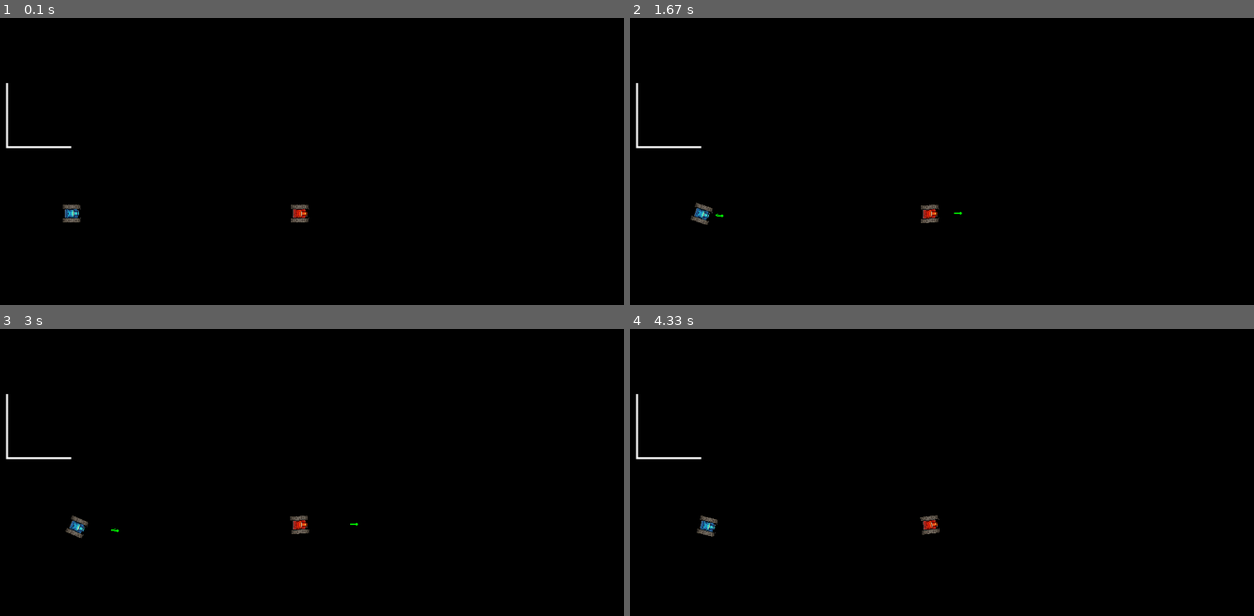
Above: before the commit, frames 1-4 (two rows, left to right).
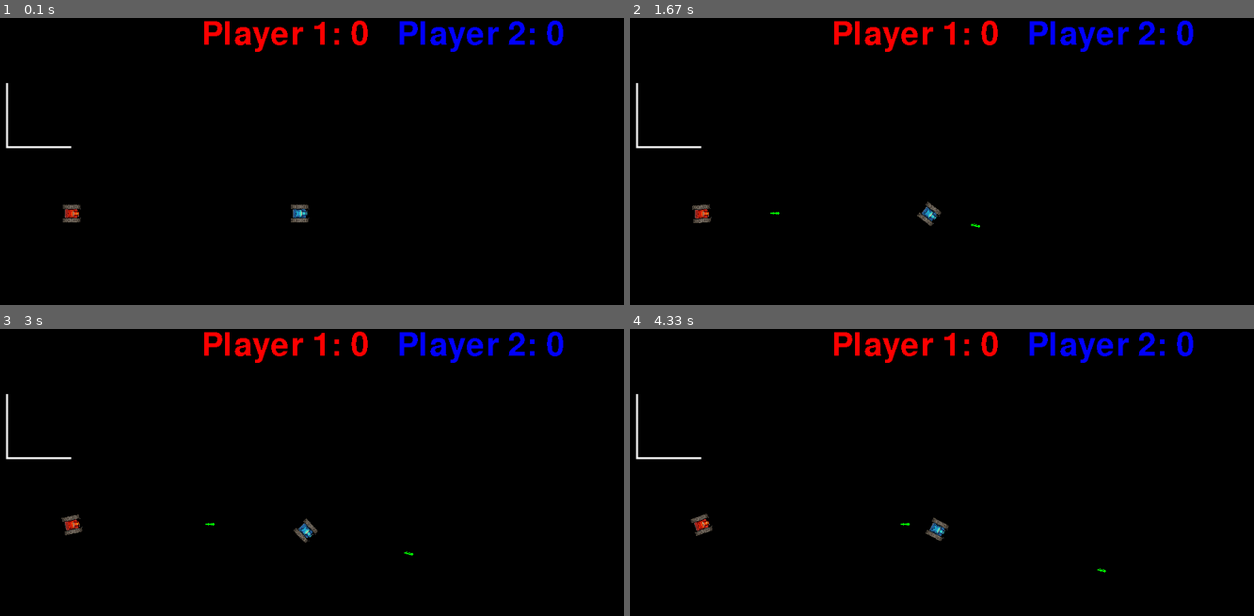
Above: after the commit, the same moments.

Repository: SkullinTheJar/ExamProgram
Game: pygame game, started from main testing.py
Same seed, same stepped clock (60 frames per second), same inputs: the game is played once before the commit and once after it.
Inputs:
- Up to frame 1 (0.1 s): no input
- Up to frame 2 (1.67 s): hold Q 0.33-0.8 s; hold Right 0.33-0.8 s; hold M 0.83-1.3 s; hold Right 0.83-1.3 s; tap F at 0.9, 1.2, 1.4 s; tap T at 0.98 s; hold Right from 1.33 s (still down); tap G at 1.48 s
- Up to frame 3 (3 s): tap F at 1.7, 1.9, 2.23, 2.53, 2.73 s; release Right at 1.8 s; hold Up 1.83-2.13 s; hold Right 2.17-2.63 s; tap T at 2.32 s; hold Left from 2.67 s (still down); tap G at 2.82 s
- Up to frame 4 (4.33 s): tap F at 3.03, 3.3, 3.63, 3.93, 4.07 s; release Left at 3.2 s; hold Down 3.23-3.53 s; hold Left 3.57-3.97 s; tap T at 3.72 s; hold Up from 4 s (still down); tap G at 4.15 s

The runs differ from the first frame. In frame 1, 2.1% of the frame differs, in the area x 10-91%, y 0-72%; in frame 2, 2.3%; in frame 3, 2.4%, in the area x 9-91%, y 0-80%; in frame 4, 2.4%.

Commit message:
Co-authored-by: AslakDHTX <AslakAttack@gmail.com>

Diff:
--- a/main testing.py
+++ b/main testing.py
@@ -49,9 +49,11 @@
         self.originalImage.set_colorkey((0, 0, 0))
         self.image = self.originalImage
         self.rect = self.image.get_rect()
-        self.rect.center = self.coords = coords
+        self.rect.center = self.coords = self.startCoords = coords
         self.angle = 0
         self.mask = pygame.mask.from_surface(self.image)
+
+
         #print(str(self.mask.count()))
 
     def update(self, keys):
@@ -102,6 +104,11 @@
         self.coords = self.prevCoords
         self.angle = self.prevAngle
 
+    def reset(self):
+        self.coords = self.startCoords
+        self.angle = 0
+        self.rotate()
+
 class Projectile(pygame.sprite.Sprite):
     def __init__(self, coords, radius, color, screen, length):
         pygame.sprite.Sprite.__init__(self)
@@ -124,19 +131,20 @@
             self.subProj.update()
 
 class LeadProj(Projectile):
-    def __init__(self, coords, radius, color, screen, length, speed, angle, timer = 3000):
+    def __init__(self, coords, radius, color, screen, length, speed, angle, timer = 400):
         super().__init__(coords, radius, color, screen, length - 1)
         self.speed = speed
         self.angle = angle
         self.image.set_colorkey((0, 0, 0))
         self.mask = pygame.mask.from_surface(self.image)
-        self.startTime = pygame.time.get_ticks()
+        self.frames = 0
         self.timer = timer
 
     def update(self):
+        self.frames += 1
         super().update()
         self.rect.center = self.coords = updateCoords(self.speed, self.angle, self.coords)
-        if pygame.time.get_ticks() > self.startTime + self.timer:
+        if self.frames == self.timer:
             self.kill()
 
     def wallCollide(self, walls):
@@ -187,14 +195,19 @@
         self.laserLength = laserLength
         self.cooldown = cooldown
         self.screen = pygame.display.set_mode(size)
-        self.player1 = Player(1, (650, 300), 1, 0.5, 'C:/Users/andre/OneDrive - AARHUS TECH/Programmering/ExamProgram/red tank.png')
-        self.player2 = Player(2, (300, 300), 1, 0.5, 'C:/Users/andre/OneDrive - AARHUS TECH/Programmering/ExamProgram/blue tank.png')
+        self.player1StartPos = 300, 300
+        self.player2StartPos = 650, 300
+        self.player1 = Player(1, self.player1StartPos, 0.75, 0.5, 'C:/Users/andre/OneDrive - AARHUS TECH/Programmering/ExamProgram/red tank.png')
+        self.player2 = Player(2, self.player2StartPos, 0.75, 0.5, 'C:/Users/andre/OneDrive - AARHUS TECH/Programmering/ExamProgram/blue tank.png')
         #self.player1 = Player(1, (650, 300), 0.5, 0.5, 'C:/Users/WaffleFlower/Desktop/Skole/Programmering/ExamProgram/red_tank_exp_v2.png')
         #self.player2 = Player(2, (300, 300), 0.5, 0.5, 'C:/Users/WaffleFlower/Desktop/Skole/Programmering/ExamProgram/blue_tank_exp.png')
         self.players = pygame.sprite.Group(self.player1, self.player2)
         self.lasers = pygame.sprite.Group()
         self.lastShot = -cooldown
         self.walls = pygame.sprite.Group(Wall((200, 200), True), Wall((200, 200), False))
+        self.p1score = 0
+        self.p2score = 0
+        self.font = pygame.font.Font(pygame.font.get_default_font(), 50)
         #self.rects = [self.player1.rect, self.player2.rect]
 
     def draw(self):
@@ -202,6 +215,9 @@
         self.players.draw(self.screen)
         self.walls.draw(self.screen)
         self.lasers.draw(self.screen)
+
+        self.screen.blit(self.font.render('Player 1: ' + str(self.p1score), False, (255, 0, 0)), (self.size[0] / 2 - 150, 1))
+        self.screen.blit(self.font.render('Player 2: ' + str(self.p2score), False, (0, 0, 255)), (self.size[0] / 2 + 150, 1))
         #pygame.draw.lines(self.screen, (255, 255, 255), False, (self.player1.rect.bottomleft, (self.player1.rect.bottomright), (self.player1.rect.topright), (self.player1.rect.topleft), self.player1.rect.bottomleft))
 
 
@@ -214,17 +230,20 @@
         if pygame.time.get_ticks() > self.lastShot + self.cooldown:
             if keys[pygame.K_q]:
                 #coords, radius, color, screen, length, speed, angle
-                self.lasers.add(LeadProj(updateCoords(10, self.player1.angle, self.player1.coords), 2, (0, 255, 0), self.screen, self.laserLength, 1, self.player1.angle,))
+                self.lasers.add(LeadProj(updateCoords(20, self.player1.angle, self.player1.coords), 2, (0, 255, 0), self.screen, self.laserLength, 1.25, self.player1.angle,))
                 #self.rects.append(self.laserGroups[-1].sprites()[0].rect)
                 self.lastShot = pygame.time.get_ticks()
             if keys[pygame.K_m]:
-                self.lasers.add(LeadProj(updateCoords(10, self.player2.angle, self.player2.coords), 2, (0, 255, 0), self.screen, self.laserLength, 1, self.player2.angle,))
+                self.lasers.add(LeadProj(updateCoords(20, self.player2.angle, self.player2.coords), 2, (0, 255, 0), self.screen, self.laserLength, 1.25, self.player2.angle,))
                 #self.rects.append(self.laserGroups[-1].sprites()[0].rect)
                 self.lastShot = pygame.time.get_ticks()
 
         self.collideGroups(self.players, self.walls, 'player-wall')
         self.collideGroups(self.lasers, self.walls, 'laser-wall')
-        #self.collideGroups()
+        self.collideGroups(self.lasers, self.players, 'laser-player')
+        self.collideGroups(self.players, self.players, 'player-player')
+
+        pygame.display.flip()
 
     def collideGroups(self, group1, group2, resultType):
         collisions = pygame.sprite.groupcollide(group1, group2, False, False)
@@ -237,10 +256,22 @@
                             sprite.wallCollide()
                         if resultType == 'laser-wall':
                             sprite.wallCollide(collisions[sprite])
-
-
-
-        #
+                        if resultType == 'laser-player':
+                            if collisions[sprite][0] == self.player1:
+                                self.p2score += 1
+                            if collisions[sprite][0] == self.player2:
+                                self.p1score += 1
+                            sprite.kill()
+                            self.reset()
+                        if resultType == 'player-player':
+                            if sprite != collisions[sprite][0]:
+                                sprite.wallCollide()
+                                collisions[sprite][0].wallCollide()
+
+    def reset(self):
+       self.player1.reset()
+       self.player2.reset()
+
         # collisions = pygame.sprite.groupcollide(self.lasers, self.walls, False, False)
         # for leadProj in collisions:
         #     if collisions[leadProj].__len__() > 0:
@@ -251,6 +282,4 @@
 
 
         #pygame.display.update(self.rects)
-        pygame.display.flip()
-
 Main()
